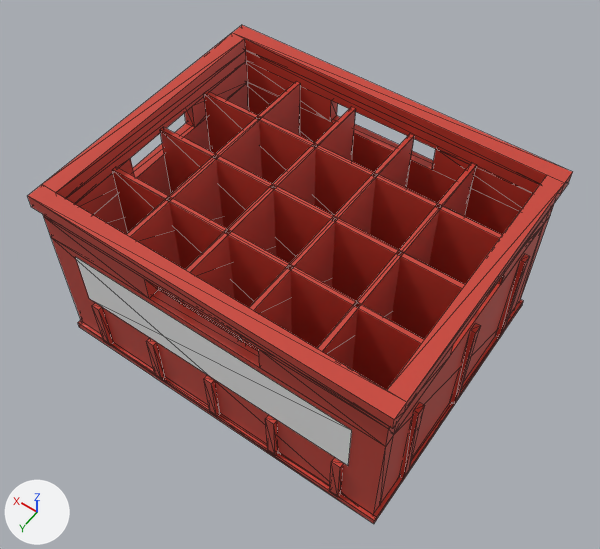
Two versions of the glTF model public/models/bottlecrate.glb, one commit apart.
One viewpoint serves both versions: a 50 mm camera at (-0.294, 0.417, 0.724) aimed at (-0.006, 0.013, 0.089). Every picture has the same lights, and +X, +Y and +Z are marked at lower left. The older version comes first. Mesh edges are drawn as thin lines. Where no turn or scale is listed for an object, it has been applied to the vertices. Vertices at exactly the same position are counted once.

Script lines for the objects in view, before the commit:
```python
me_bottlecrateletters_1 = bpy.data.meshes.new('BottleCrateLetters-1')
me_bottlecrateletters_1.from_pydata([(0.15, 0.146, 0.074), (-0.15, 0.146, 0.074), (-0.15, 0.146, 0.138), (0.15, 0.146, 0.138)], [], [(0, 1, 2), (0, 2, 3)])
me_bottlecrateletters_1.materials.append(mat_crateletters)  # white #ffffff
me_cube = bpy.data.meshes.new('Cube')
me_cube.from_pydata(...)  # 356 vertices, 576 faces; spans x -0.185..0.185, y -0.15..0.15, z 0.0..0.2
me_cube.materials.append(mat_crateplastic)  # red #cb4538
# before: 301 (-0.103, -0.133, 0.176) at pixel (476, 164), 303 (-0.103, 0.133, 0.176), 305 (-0.098, -0.133, 0.176) at pixel (471, 162), 307 (-0.098, 0.133, 0.176), 309 (-0.036, -0.133, 0.176) at pixel (414, 135)
# before: 311 (-0.036, 0.133, 0.176), 313 (-0.031, -0.133, 0.176) at pixel (409, 133), 315 (-0.031, 0.133, 0.176), 317 (0.031, -0.133, 0.176) at pixel (355, 108), 319 (0.031, 0.133, 0.176)
# before: 321 (0.036, -0.133, 0.176) at pixel (351, 106), 323 (0.036, 0.133, 0.176), 325 (0.098, -0.133, 0.176) at pixel (300, 83), 327 (0.098, 0.133, 0.176), 329 (0.103, -0.133, 0.176) at pixel (296, 81)
# before: 331 (0.103, 0.133, 0.176)
ob_bottlecratebody = bpy.data.objects.new('BottleCrateBody', me_cube)
ob_bottlecratebody.location = (0.0, 0.0, 0.0)
ob_bottlecrateletters_1 = bpy.data.objects.new('BottleCrateLetters-1', me_bottlecrateletters_1)
ob_bottlecrateletters_1.location = (0.0, 0.0, 0.0)
```
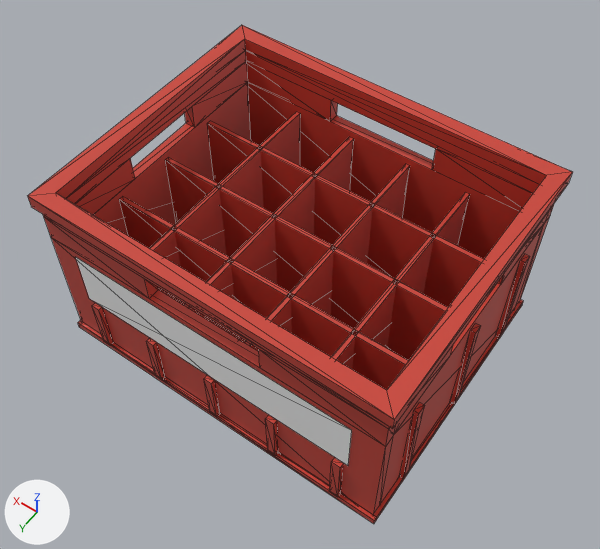
What differs and where, as boxes [x1, y1, x2, y2] in the pictures (600 x 549 px; the box of a moved part takes in the faces that stretch with it):
part 1 of me_cube, cut back
    both: [28, 25, 573, 428]
part 2 of me_cube, moved or reshaped
    before: [126, 81, 476, 369]
    after: [149, 112, 470, 369]

What changed in the scene script:
```text
Change me_cube:
    used by ob_bottlecratebody; location = (0.0, 0.0, 0.0)
    verts and faces of me_cube; kept vertices keep their numbers, new ones are numbered from 356
    remove me_cube.from_pydata(...)  # 356 vertices, 576 faces; spans x -0.185..0.185, y -0.15..0.15, z 0.0..0.2
    add me_cube.from_pydata(...)  # 340 vertices, 560 faces; spans x -0.185..0.185, y -0.15..0.15, z 0.0..0.2
    me_cube part 1
    16 vertices are removed from x -0.185..0.185, y -0.133..0.133, z 0.186..0.2
    44 faces are deleted
    12 vertices in x -0.168..0.168, y -0.069..0.069, z 0.176 move by (0.0, 0.0, -0.04)
    28 new faces join them
    me_cube part 2
    add for i in [301, 303, 305, 307, 309, 311, 313, 315, 317, 319, 321, 323, 325, 327, 329, 331]: verts[i] += (0.0, 0.0, -0.04)
```
